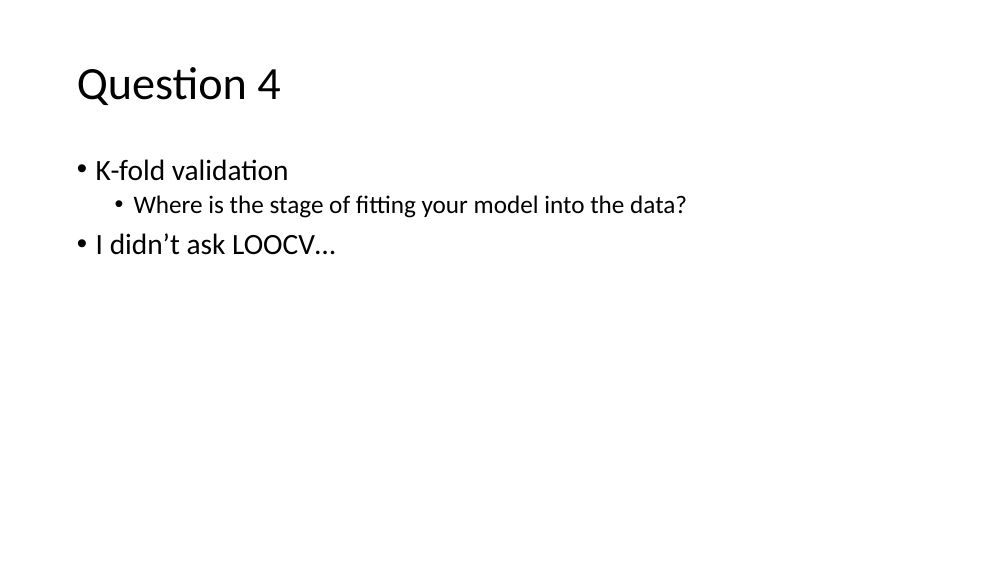
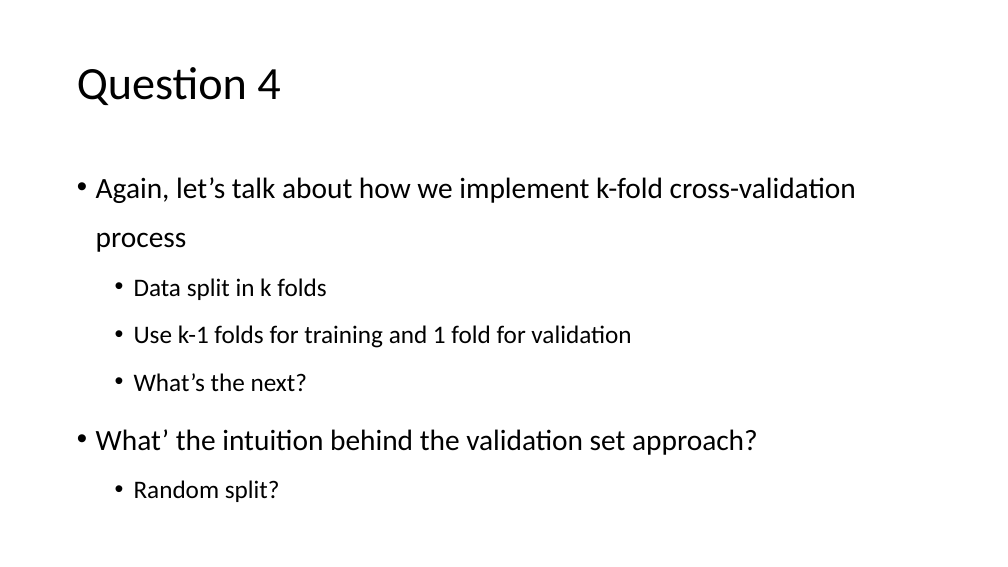
Before and after one commit to YeabinMoonEcon/BUS211, a slide deck: slide 12 of BUS212_ADA/exam/thoughts.pptx (slide 5 before the commit). Drawn at 1008x567 pixels with LibreOffice and Linux fonts; fonts in the diff are those of the drawing. Boxes give left, top, right and bottom in pixels: in the first picture for what was removed or moved away, otherwise in the second. Text is boxed around its words. In the diff, an @@ line names an element or a change of style, - is before the commit and + after.

```diff
--- a/BUS212_ADA/exam/thoughts.pptx
+++ b/BUS212_ADA/exam/thoughts.pptx
@@ text at (96,177,856,502): text changed; size 24 to 28 pt @@
-• K-fold validation
-  • Where is the stage of fitting your model into the data?
-• I didn’t ask LOOCV…
+• Again, let’s talk about how we implement k-fold cross-validation process
+  • Data split in k folds
+  • Use k-1 folds for training and 1 fold for validation
+  • What’s the next?
+• What’ the intuition behind the validation set approach?
+  • Random split?
```
Also in this commit, not shown: 3 other slides changed, 10 slides added, 2 slides removed, 7 other files.
